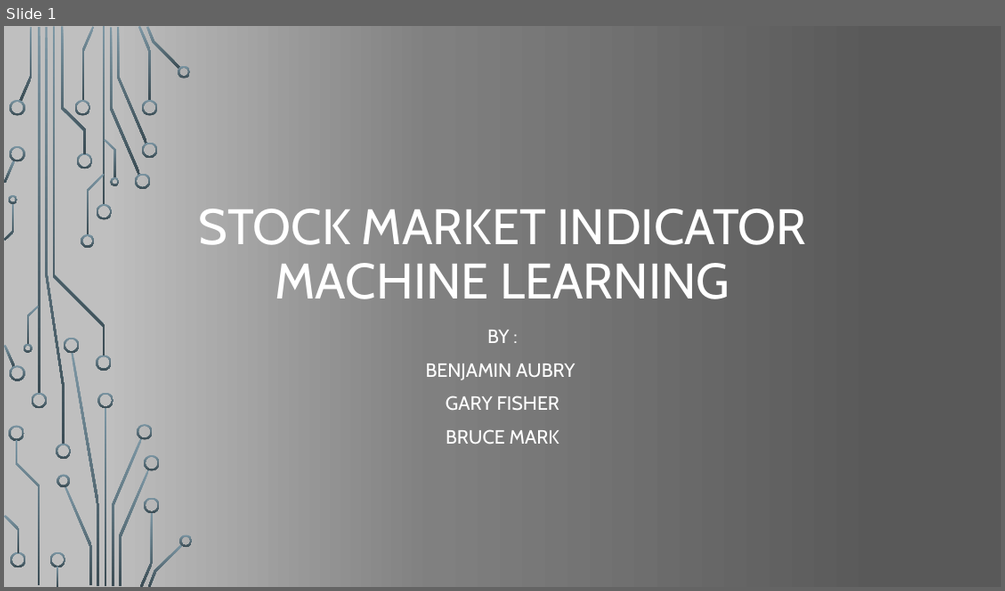
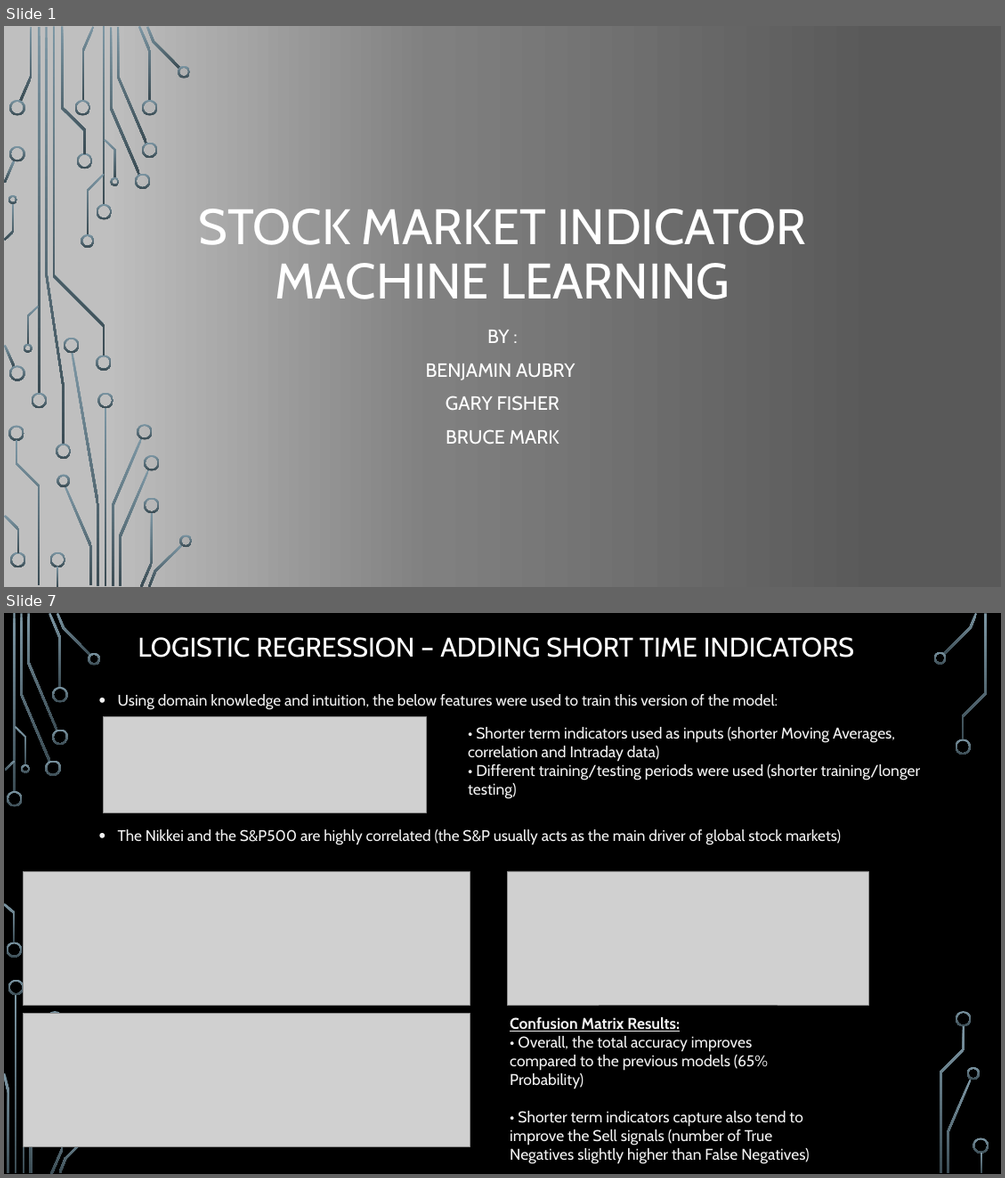
Before and after one commit to gfisherjr/Market_Indicator_Machine_Learning, a slide deck: Final/Final ML Presentation.pptx. Shown one above the other, each under a label of ours: slide 1 before the commit, slides 1 and 7 after it; the slides between them are not shown. The pictures are 1005x591 and 1005x1178 pixels, drawn with LibreOffice and Linux fonts; fonts in the diff are those of the drawing; grey boxes stand for pictures; background and template pictures are left out. Boxes give left, top, right and bottom in pixels: in the first picture for what was removed or moved away, otherwise in the second. Text is boxed around its words. In the diff, an @@ line names an element or a change of style, - is before the commit and + after.

```diff
--- a/Final/Final ML Presentation.pptx
+++ b/Final/Final ML Presentation.pptx
@@ slide 7 added at [4, 613, 1001, 1174], background picture (left out) @@
@@ title added at [138, 637, 854, 657], 26 pt, text #FFFFFF @@
+LOGISTIC REGRESSION – ADDING SHORT TIME INDICATORS
@@ picture added at [104, 717, 426, 813] @@
@@ text added at [118, 694, 841, 845], 14.8 pt, text #F2F2F2 @@
+• Using domain knowledge and intuition, the below features were used to train this version of the model:
+• The Nikkei and the S&P500 are highly correlated (the S&P usually acts as the main driver of global stock markets)
@@ text added at [468, 727, 921, 798], 15 pt, text #F2F2F2 @@
+• Shorter term indicators used as inputs (shorter Moving Averages, correlation and Intraday data)
+• Different training/testing periods were used (shorter training/longer testing)
@@ picture added at [24, 872, 469, 1005] @@
@@ picture added at [507, 871, 868, 1005] @@
@@ picture added at [24, 1013, 469, 1147] @@
@@ text added at [510, 1017, 809, 1164], 15 pt, text #F2F2F2 @@
+Confusion Matrix Results:
+• Overall, the total accuracy improves compared to the previous models (65% Probability)
+• Shorter term indicators capture also tend to improve the Sell signals (number of True Negatives slightly higher than False Negatives)
@@ group added at [4, 613, 989, 1174]: 30 freeform shapes, 3 rectangles @@
```
Also in this commit, not shown: 6 other slides added.
